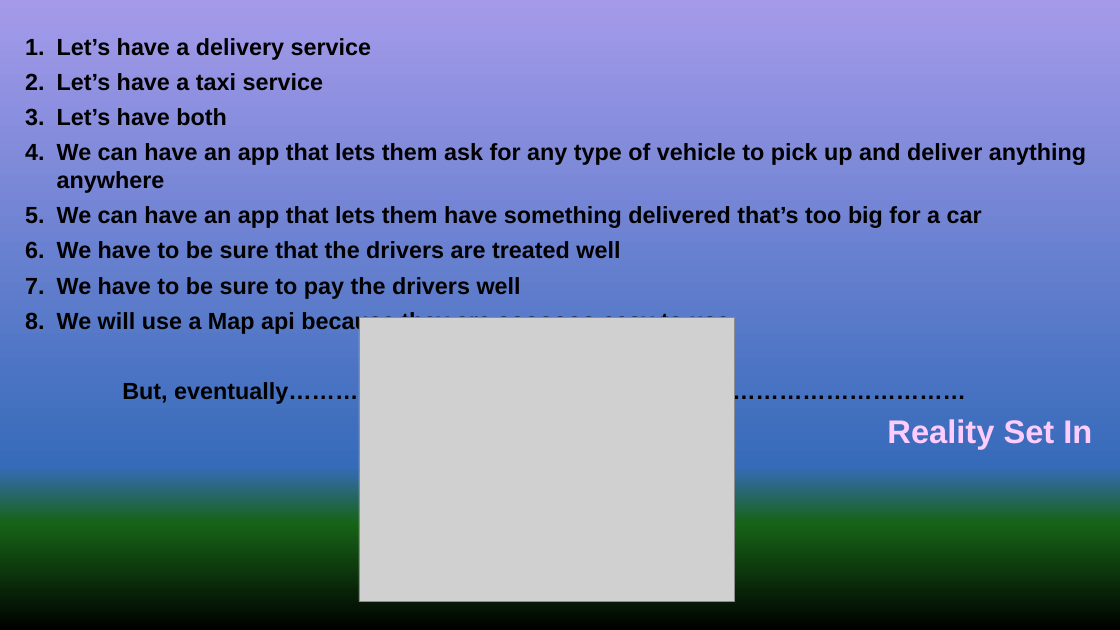
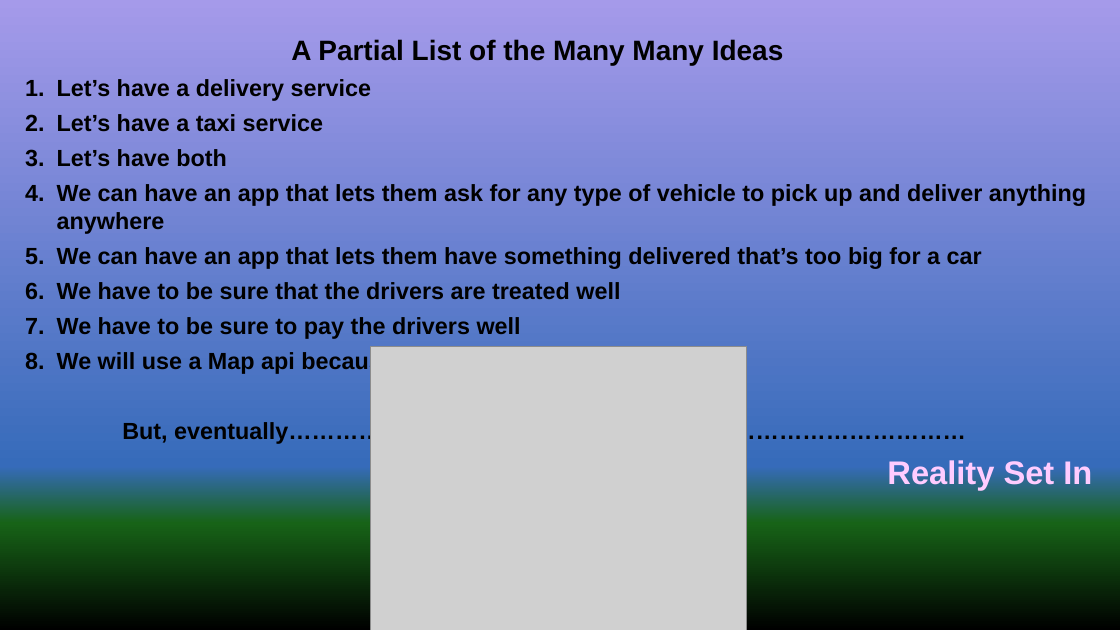
Before and after one commit to BetsyPetering/ProjectTwo, a slide deck: slide 3 of T R U X.pptx. Drawn at 1120x630 pixels with LibreOffice and Linux fonts; fonts in the diff are those of the drawing; grey boxes stand for pictures. Boxes give left, top, right and bottom in pixels: in the first picture for what was removed or moved away, otherwise in the second. Text is boxed around its words. In the diff, an @@ line names an element or a change of style, - is before the commit and + after.

```diff
--- a/T R U X.pptx
+++ b/T R U X.pptx
@@ text at [291, 39, 784, 65]: paragraph added @@
+A Partial List of the Many Many Ideas
@@ picture: place and size @@
-picture at [359, 318, 734, 602]
+picture at [371, 346, 747, 630]
```
Also in this commit, not shown: 4 other slides changed, 1 slide added, 1 other file.
